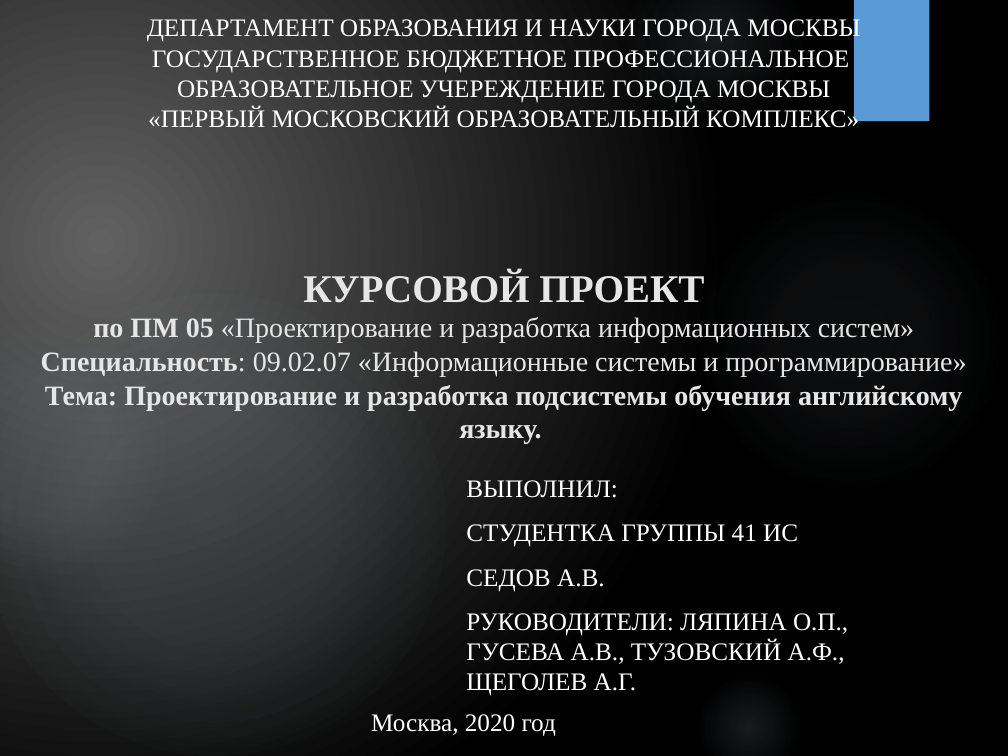
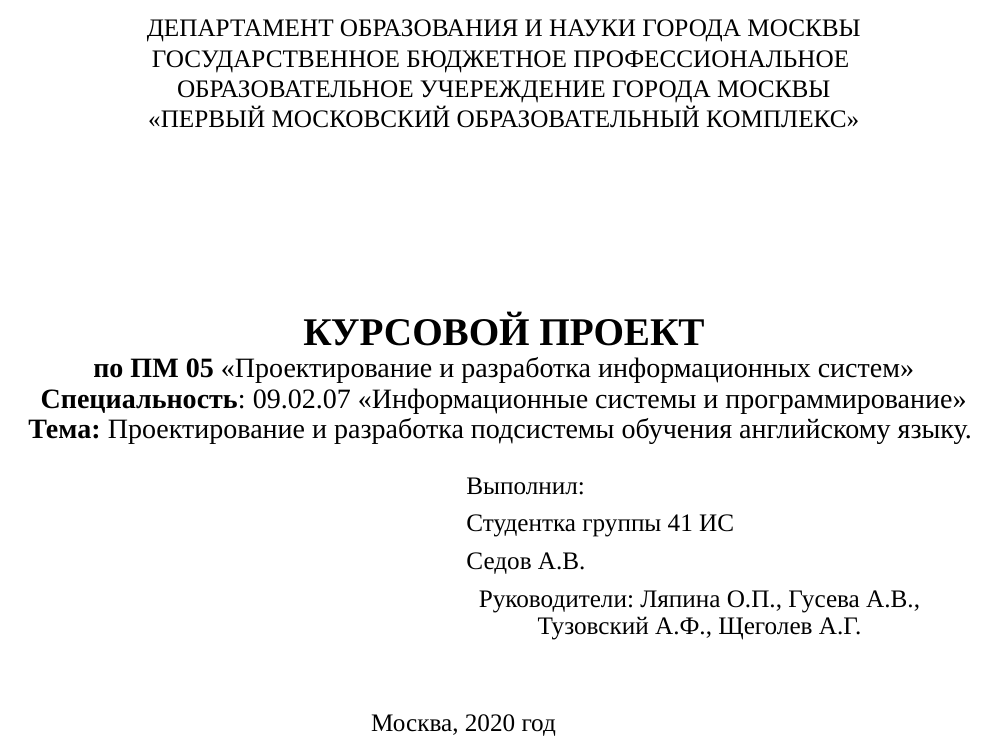
Before and after one commit to notcrimson/kursach, a slide deck: slide 1 of Курс.проект.pptx. Drawn at 1008x756 pixels with LibreOffice and Linux fonts; fonts in the diff are those of the drawing. Boxes give left, top, right and bottom in pixels: in the first picture for what was removed or moved away, otherwise in the second. Text is boxed around its words. In the diff, an @@ line names an element or a change of style, - is before the commit and + after.

```diff
--- a/Курс.проект.pptx
+++ b/Курс.проект.pptx
@@ background gradient #616161 to #000000 to #FFFFFF @@
@@ text "ДЕПАРТАМЕНТ ОБРАЗОВАНИЯ И НАУКИ ГОРОДА ..." at (x1=147, y1=19, x2=860, y2=128): text colour #FFFFFF to #000000 @@
@@ ellipse removed at (x1=627, y1=0, x2=803, y2=126) @@
@@ rectangle removed at (x1=854, y1=0, x2=929, y2=121) @@
@@ title "КУРСОВОЙ ПРОЕКТ по ПМ 05 ..." at (x1=28, y1=314, x2=972, y2=443): text colour #E7E6E6 to #000000; bold off in "Проектирование и разработка подсистемы обучения английскому  ..."; line spacing 1 to 0.9 @@
@@ ellipse removed at (x1=695, y1=184, x2=1005, y2=495) @@
@@ ellipse removed at (x1=0, y1=294, x2=445, y2=756) @@
@@ ellipse removed at (x1=0, y1=320, x2=167, y2=580) @@
@@ subtitle at (x1=466, y1=477, x2=920, y2=640): text changed; text colour #FFFFFF to #000000 @@
-ВЫПОЛНИЛ:
-СТУДЕНТКА ГРУППЫ 41 ИС
-СЕДОВ А.В.
-РУКОВОДИТЕЛИ: ЛЯПИНА О.П., ГУСЕВА А.В., ТУЗОВСКИЙ А.Ф., ЩЕГОЛЕВ А.Г.
+Выполнил:
+Студентка группы 41 ИС
+Седов А.В.
+Руководители: Ляпина О.П., Гусева А.В., Тузовский А.Ф., Щеголев А.Г.
@@ ellipse removed at (x1=695, y1=672, x2=803, y2=756) @@
@@ text "Москва, 2020 год" at (x1=371, y1=714, x2=556, y2=736): text colour #FFFFFF to #000000 @@
```
Also in this commit, not shown: 13 other slides changed, 26 other files.
